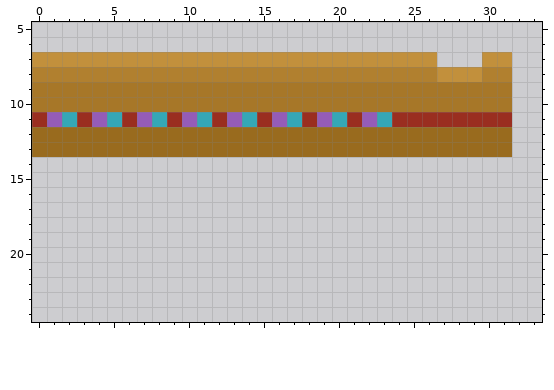
A pixel-art file gets an edit: scenes/ledge/ledge.aseprite. That is the earlier state.
64x64 pixels, 1 frame. Colours within 5 levels of each other are drawn and written as one. Shown: x 0..33, y 5..24.
The result:
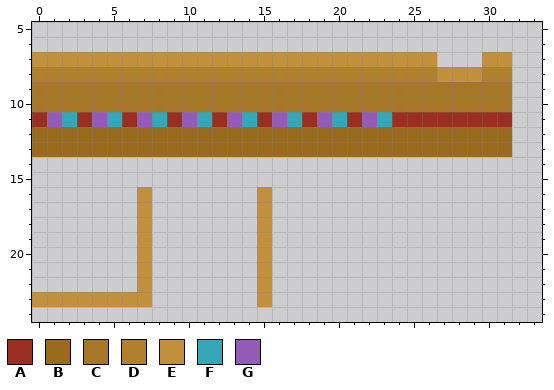
Palette (. is transparent): A #9a2e20  B #996b1e  C #a77728  D #b1802f  E #c2903c  F #35a7b6  G #955cb7
From old to new:
y 16..22: x 7 . -> E; x 15 . -> E
y 23: x 0..7 ........ -> EEEEEEEE; x 15 . -> E
